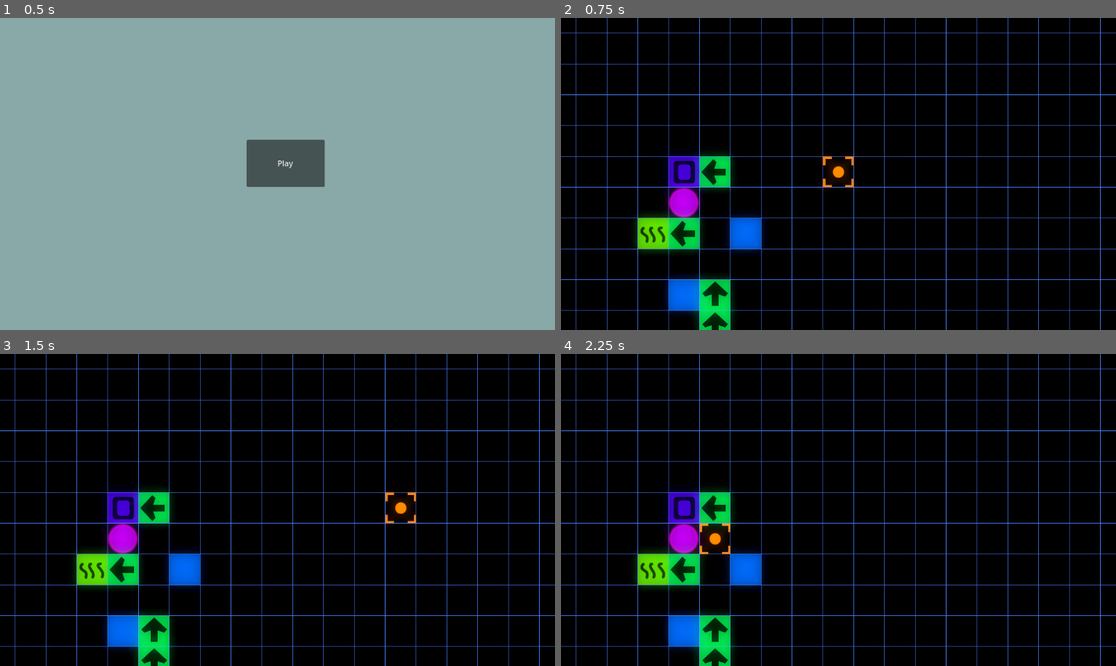
Above: before the commit, frames 1-4 (two rows, left to right).
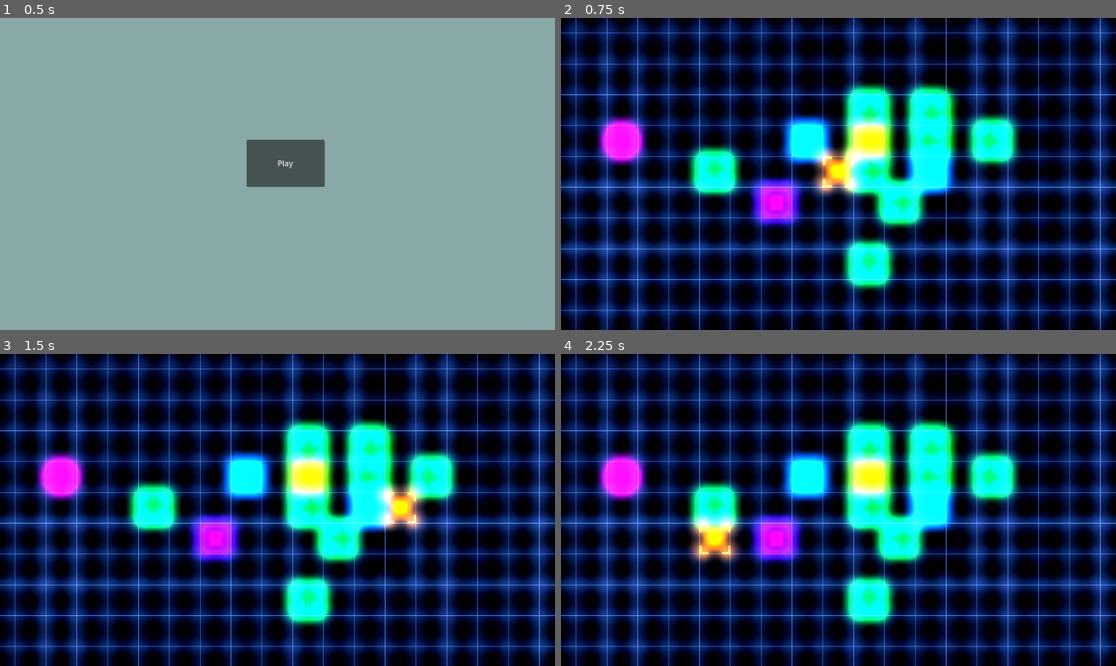
Above: after the commit, the same moments.

Repository: AthertonRoamer/CellGame
Game: Godot game, scene res://menu.tscn
Same seed, same stepped clock (60 frames per second), same inputs: the game is played once before the commit and once after it.
Inputs (mouse positions are in pixels of both pictures, inside the frame that each line leads up to):
- Up to frame 1 (0.5 s): no input
- Up to frame 2 (0.75 s): click "Play" at 0.5 s
- Up to frame 3 (1.5 s): tap Enter at 1.25 s; move the mouse to (399, 494) at 1.27 s
- Up to frame 4 (2.25 s): tap Space at 2 s; move the mouse to (727, 525) at 2.02 s

Frame 1 is identical in both runs. In frame 2, 77% of the frame differs, in the area x 0-100%, y 0-100%; in frame 3, 77%; in frame 4, 77%.

Commit message:
GLOW

Diff:
--- a/CellGame/data/data.gd
+++ b/CellGame/data/data.gd
@@ -11,7 +11,7 @@
 var current_layout : Dictionary
 var players := [] # array of all players nucleuses
 
-var change_interval := 2
+var change_interval := 4
 
 func alert_changing():
 	emit_signal("changing")
--- a/CellGame/world.tscn
+++ b/CellGame/world.tscn
@@ -13,51 +13,69 @@
 background_mode = 3
 glow_enabled = true
 glow_normalized = true
-glow_strength = 1.06
-glow_bloom = 0.82
+glow_intensity = 8.0
+glow_strength = 0.6
+glow_bloom = 1.0
 glow_blend_mode = 0
 glow_map_strength = 0.0
+fog_light_color = Color(0.517647, 0.827451, 0.607843, 1)
+fog_light_energy = 16.0
+fog_sun_scatter = 1.0
 
 [node name="World" type="Node2D"]
 script = ExtResource("1_8u1rj")
 
 [node name="ColorRect" type="ColorRect" parent="."]
-offset_left = -384.0
-offset_top = -256.0
-offset_right = 1536.0
-offset_bottom = 896.0
+offset_left = -512.0
+offset_top = -192.0
+offset_right = 1408.0
+offset_bottom = 960.0
 color = Color(0, 0, 0, 1)
 
 [node name="AlgaeCell" parent="." instance=ExtResource("3_oknrq")]
-position = Vector2(192, 448)
+position = Vector2(640, 256)
 
 [node name="MoverCell2" parent="." instance=ExtResource("2_u507c")]
-position = Vector2(320, 640)
-mover_direction = Vector2(0, -1)
+position = Vector2(704, 384)
 
 [node name="MoverCell3" parent="." instance=ExtResource("2_u507c")]
-position = Vector2(320, 320)
-mover_direction = Vector2(-1, 0)
+position = Vector2(768, 192)
+mover_direction = Vector2(0, 1)
 
 [node name="MoverCell4" parent="." instance=ExtResource("2_u507c")]
-position = Vector2(256, 448)
+position = Vector2(768, 256)
 mover_direction = Vector2(-1, 0)
 
 [node name="MoverCell5" parent="." instance=ExtResource("2_u507c")]
-position = Vector2(320, 576)
+position = Vector2(640, 512)
+mover_direction = Vector2(0, -1)
+
+[node name="MoverCell6" parent="." instance=ExtResource("2_u507c")]
+position = Vector2(640, 320)
+
+[node name="MoverCell7" parent="." instance=ExtResource("2_u507c")]
+position = Vector2(608, 160)
+mover_direction = Vector2(0, 1)
+
+[node name="MoverCell8" parent="." instance=ExtResource("2_u507c")]
+position = Vector2(896, 256)
+mover_direction = Vector2(-1, 0)
+
+[node name="MoverCell9" parent="." instance=ExtResource("2_u507c")]
+position = Vector2(320, 320)
 mover_direction = Vector2(0, -1)
 
 [node name="WallCell" parent="." instance=ExtResource("4_h3ocs")]
-position = Vector2(256, 320)
+position = Vector2(448, 384)
 
 [node name="Nucleus" parent="." instance=ExtResource("4_crvha")]
-position = Vector2(256, 384)
+position = Vector2(128, 256)
 
 [node name="BlankCell" parent="." instance=ExtResource("6_tg4ug")]
-position = Vector2(256, 576)
+position = Vector2(512, 256)
 
 [node name="BlankCell2" parent="." instance=ExtResource("6_tg4ug")]
-position = Vector2(384, 448)
+position = Vector2(768, 320)
 
 [node name="ChangeTimer" type="Timer" parent="."]
 
